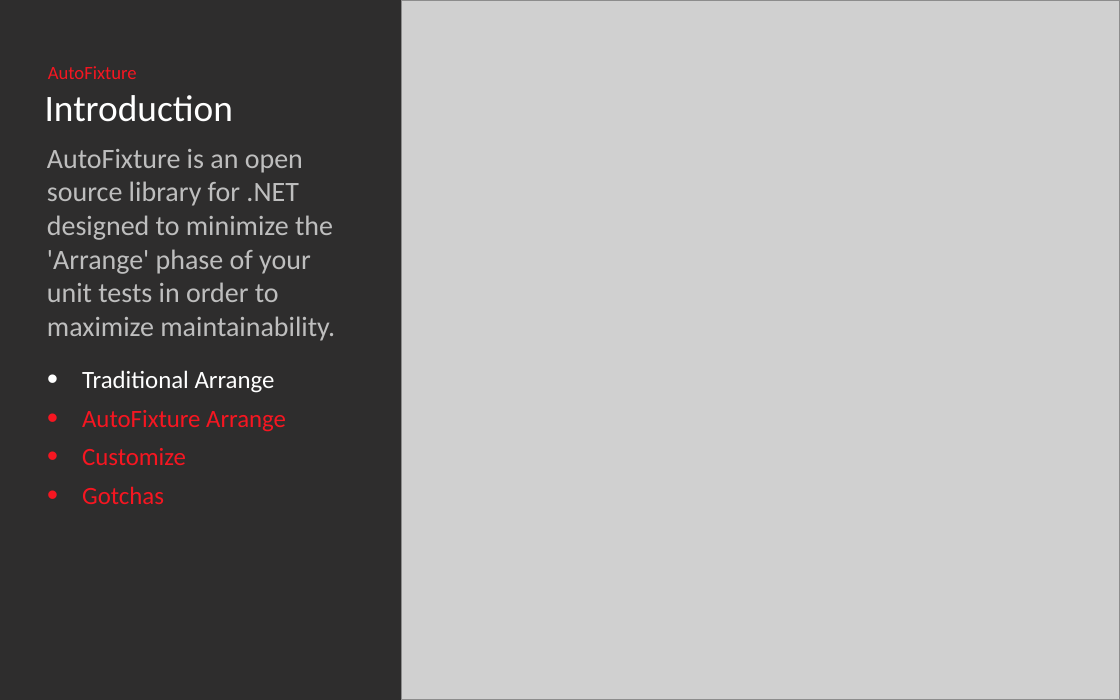
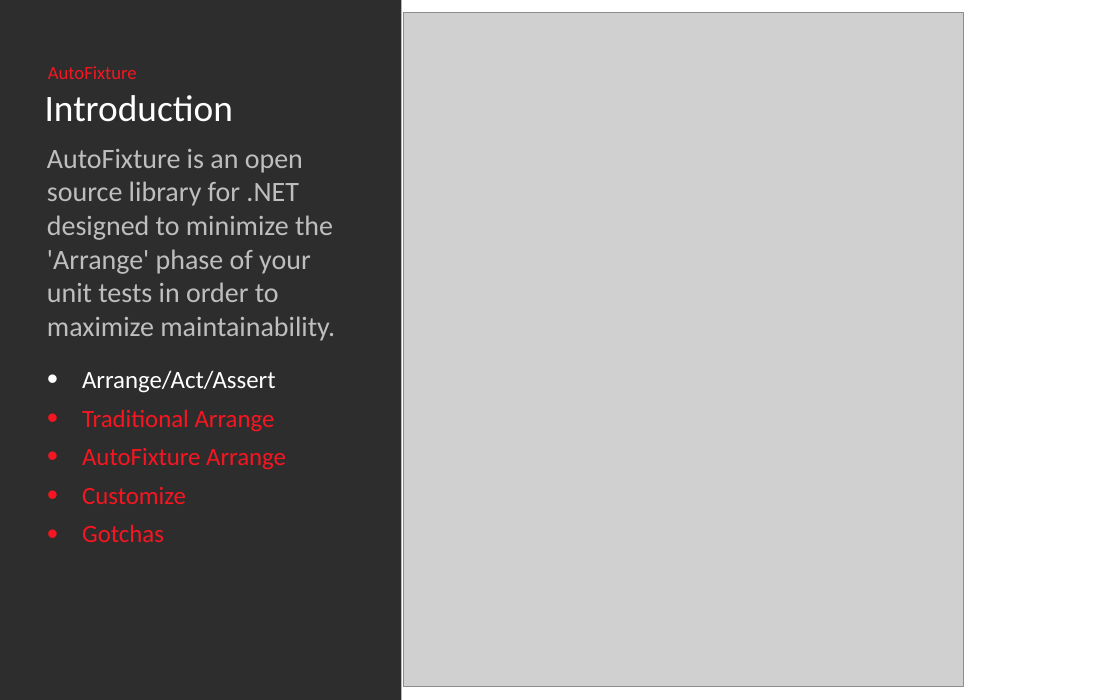
Before and after one commit to wyattwebb/ApprovalTestTalk, a slide deck: slide 13 of Documentation/Presentation.pptx. Drawn at 1120x700 pixels with LibreOffice and Linux fonts; fonts in the diff are those of the drawing; grey boxes stand for pictures. Boxes give left, top, right and bottom in pixels: in the first picture for what was removed or moved away, otherwise in the second. Text is boxed around its words. In the diff, an @@ line names an element or a change of style, - is before the commit and + after.

```diff
--- a/Documentation/Presentation.pptx
+++ b/Documentation/Presentation.pptx
@@ picture: place and size @@
-picture at box(401, 0, 1120, 700)
+picture at box(403, 12, 963, 687)
@@ text at box(82, 370, 275, 393): paragraph added @@
+• Arrange/Act/Assert
@@ text at box(82, 409, 275, 432): text colour #FFFFFF to #F61621 in "Traditional Arrange" @@
```
Also in this commit, not shown: 13 other slides changed, 3 slides added, 7 other files.
